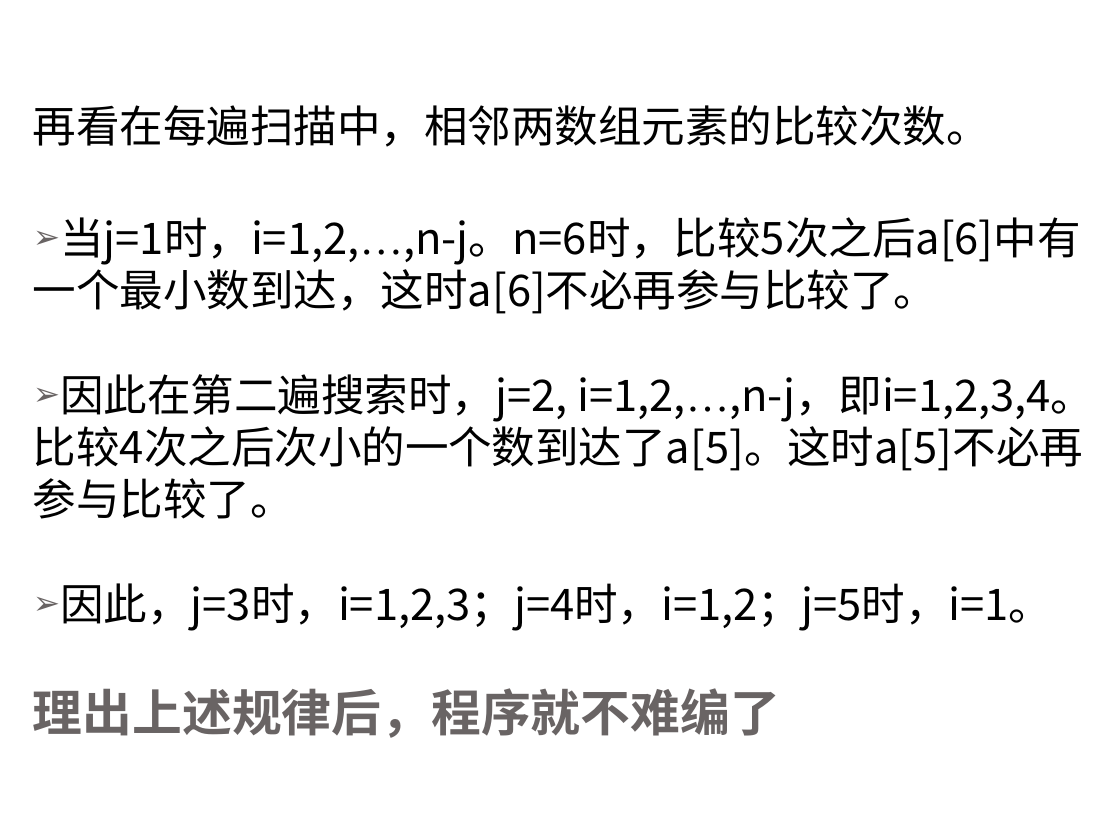
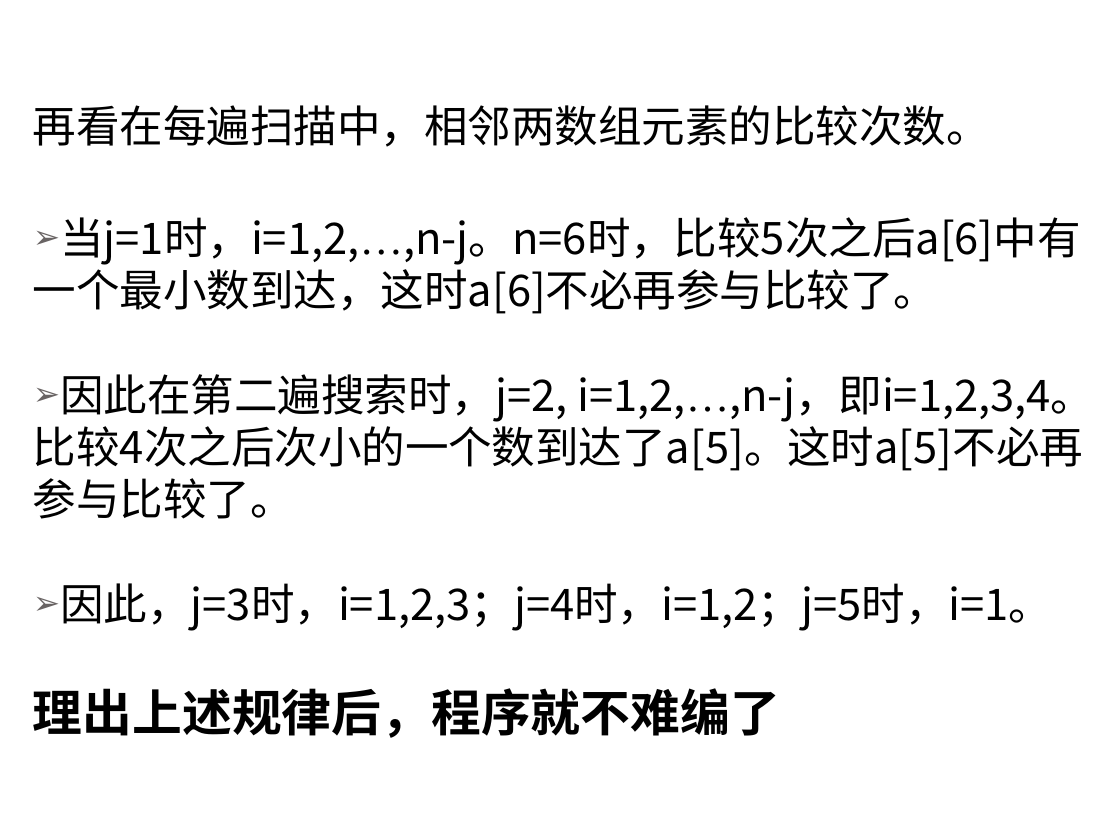
Before and after one commit to rucsunh/course_programming, a slide deck: slide 41 of slides/Programming05_array.pptx. Drawn at 1120x840 pixels with LibreOffice and Linux fonts; fonts in the diff are those of the drawing; background and template pictures are left out. Boxes give left, top, right and bottom in pixels: in the first picture for what was removed or moved away, otherwise in the second. Text is boxed around its words. In the diff, an @@ line names an element or a change of style, - is before the commit and + after.

```diff
--- a/slides/Programming05_array.pptx
+++ b/slides/Programming05_array.pptx
@@ text at <box>33,688,780,738</box>: text colour #696464 to #000000 in "理出上述规律后，程序就不难编了" @@
```
Also in this commit, not shown: 3 other slides changed, 1 slide added, 1 slide removed, 2 other files.
